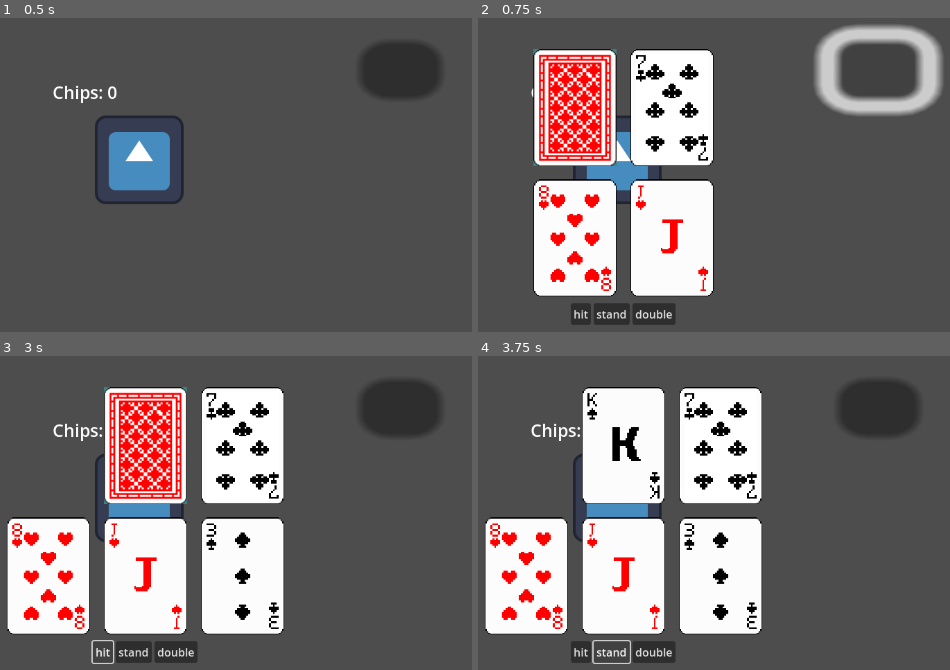
Above: before the commit, frames 1-4 (two rows, left to right).
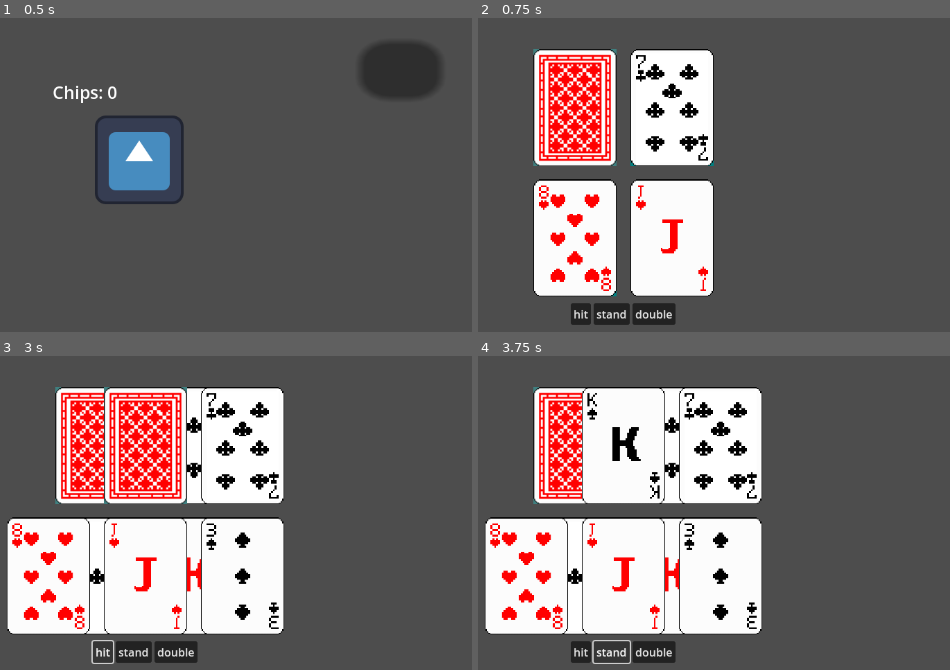
Above: after the commit, the same moments.

Repository: mehrad1w3/casino-clicker
Game: Godot game, scene res://scene/main.tscn
Same seed, same stepped clock (60 frames per second), same inputs: the game is played once before the commit and once after it. The engine's default icon, where the game draws it, is replaced by a stand-in: a white triangle on a blue panel in a dark square.
Inputs (mouse positions are in pixels of both pictures, inside the frame that each line leads up to):
- Up to frame 1 (0.5 s): no input
- Up to frame 2 (0.75 s): click (879, 71) at 0.5 s
- Up to frame 3 (3 s): click (401, 409) at 1.27 s; click (141, 497) at 2.02 s; click "hit" at 2.75 s
- Up to frame 4 (3.75 s): click "stand" at 3.5 s

Frame 1 is identical in both runs. In frame 2, 5.6% of the frame differs, in the area x 11-99%, y 2-89%; in frame 3, 10%; in frame 4, 10%, in the area x 11-94%, y 7-89%.

Commit message:
Connect StartBlackjack button to handler
Added a signal connection for the StartBlackjack button's 'pressed' event to the _on_start_blackjack_pressed function in _ready(). This ensures the handler is called when the button is pressed.

Diff:
--- a/scripts/main.gd
+++ b/scripts/main.gd
@@ -4,6 +4,7 @@
 	#on start
 	$Clicker.show()
 	$blackjack.hide()
+	$Clicker/StartBlackjack.connect("pressed", Callable(self, "_on_start_blackjack_pressed"))
 
 func _on_start_blackjack_pressed():
 	var chips = $Clicker.chips
